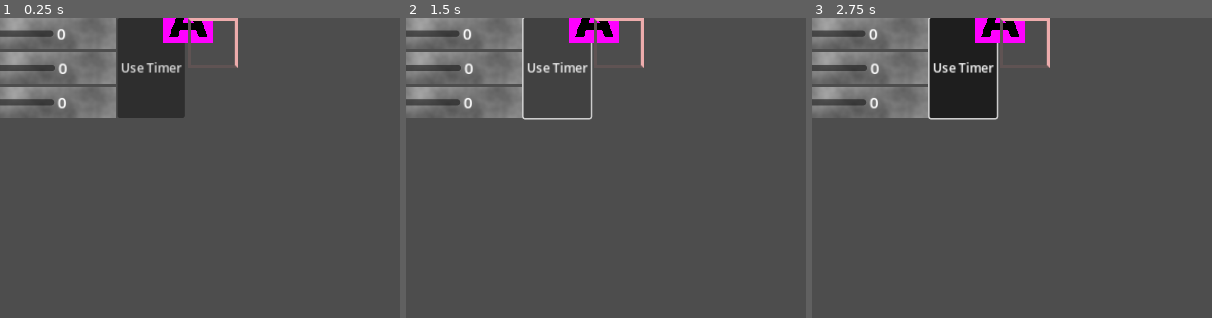
Above: before the commit, frames 1-3 (left to right).
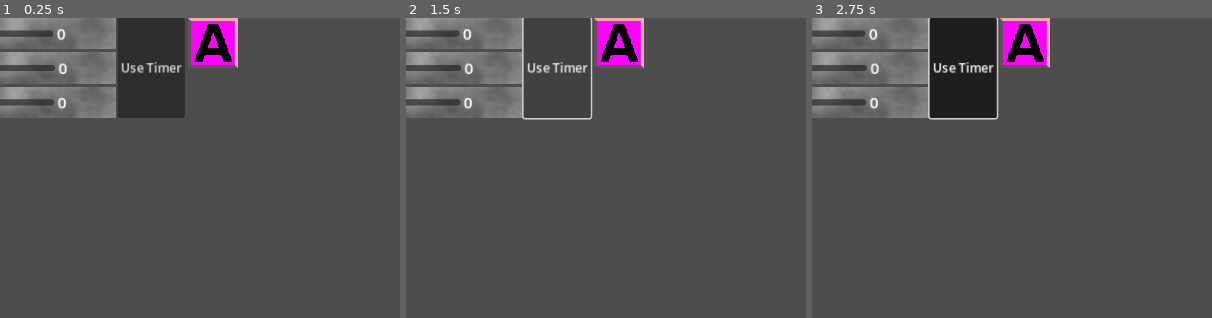
Above: after the commit, the same moments.

Repository: Infini-Creation/Ishid-O-Matic_Reborn
Game: Godot game, scene res://Scenes/tests/tile-modulate.tscn
Same seed, same stepped clock (60 frames per second), same inputs: the game is played once before the commit and once after it. This scene is started directly instead of the project's main scene.
Inputs:
- Up to frame 1 (0.25 s): no input
- Up to frame 2 (1.5 s): click "Use Timer" at 0.5 s; click "Use Timer" at 1.25 s
- Up to frame 3 (2.75 s): click "Use Timer" at 2 s
The pictures show only the part of the screen within x 20-70%, y 0-50%; the shares and areas given below are measured in that part.

The runs differ from the first frame. In frame 1, 2.0% of the frame differs, in the area x 40-60%, y 0-17%; in frame 2, 2.0%; in frame 3, 2.0%.

Commit message:
modulate test updated with new tile structure

Diff:
--- a/project/Scenes/tests/tile-modulate.tscn
+++ b/project/Scenes/tests/tile-modulate.tscn
@@ -44,6 +44,7 @@
 layout_mode = 2
 
 [node name="TileTest" parent="HBoxContainer/Control" instance=ExtResource("3_doaqu")]
+visible = false
 position = Vector2(32, 32)
 
 [node name="HSplitContainer" type="HSplitContainer" parent="."]
--- a/project/Scripts/tile-modulate.gd
+++ b/project/Scripts/tile-modulate.gd
@@ -9,11 +9,13 @@
 	Color(238,170,0,1)
 ]
 
-var test_tile_texture = load("res://Arts/Gfx/Tiles/dummy sets/tile-A1.png")
+#var test_tile_texture = load("res://Arts/Gfx/Tiles/dummy sets/tile-A1.png")
+var test_tile : Node2D
+var tile_scene := preload("res://Scenes/tileA.tscn")
 
 var coloridx : int = 0
-@onready var tile_content = $"HBoxContainer/Control/TileTest/tile symbol"
-@onready var tile_base = $"HBoxContainer/Control/TileTest/tile border"
+#@onready var tile_content = $"HBoxContainer/Control/TileTest/tile symbol"
+#@onready var tile_base = $"HBoxContainer/Control/TileTest/tile border"
 
 var componentRed : float
 var componentGreen : float
@@ -21,9 +23,15 @@
 
 
 func _ready():
-	tile_content.position = Vector2(-32,-32)
-	tile_content.texture = test_tile_texture
-	tile_content.modulate = avail_tile_colors[coloridx]
+	##tile_content.position = Vector2(-32,-32)
+	#tile_content.texture = test_tile_texture
+	#tile_content.modulate = avail_tile_colors[coloridx]
+
+	test_tile = tile_scene.instantiate()
+
+	$HBoxContainer/Control.add_child(test_tile)
+
+	test_tile.get_node("tile symbol").modulate = avail_tile_colors[coloridx]
 
 	componentRed = 0
 	componentGreen = 0
@@ -36,7 +44,8 @@
 	if coloridx >= avail_tile_colors.size():
 		coloridx = 0
 
-	tile_content.modulate = avail_tile_colors[coloridx]
+	#tile_content.
+	test_tile.get_node("tile symbol").modulate = avail_tile_colors[coloridx]
 	$Timer.stop()
 	$Timer.start()
 
@@ -52,14 +61,17 @@
 func _on_modulate_color_component_r_update_color():
 	componentRed = $"HBoxContainer/VBoxContainer/Modulate-Color-Component R".colorValue / 255.0
 	print("R="+str(componentRed))
-	tile_content.modulate = Color(componentRed, componentGreen, componentBlue, 1.0)
+	#tile_content
+	test_tile.get_node("tile symbol").modulate = Color(componentRed, componentGreen, componentBlue, 1.0)
 
 func _on_modulate_color_component_g_update_color():
 	componentGreen = $"HBoxContainer/VBoxContainer/Modulate-Color-Component G".colorValue / 255.0
 	print("R="+str(componentGreen))
-	tile_content.modulate = Color(componentRed, componentGreen, componentBlue, 1.0)
+	#tile_content
+	test_tile.get_node("tile symbol").modulate = Color(componentRed, componentGreen, componentBlue, 1.0)
 
 func _on_modulate_color_component_b_update_color():
 	componentBlue = $"HBoxContainer/VBoxContainer/Modulate-Color-Component B".colorValue / 255.0
 	print("R="+str(componentBlue))
-	tile_content.modulate = Color(componentRed, componentGreen, componentBlue, 1.0)
+	#tile_content
+	test_tile.get_node("tile symbol").modulate = Color(componentRed, componentGreen, componentBlue, 1.0)
